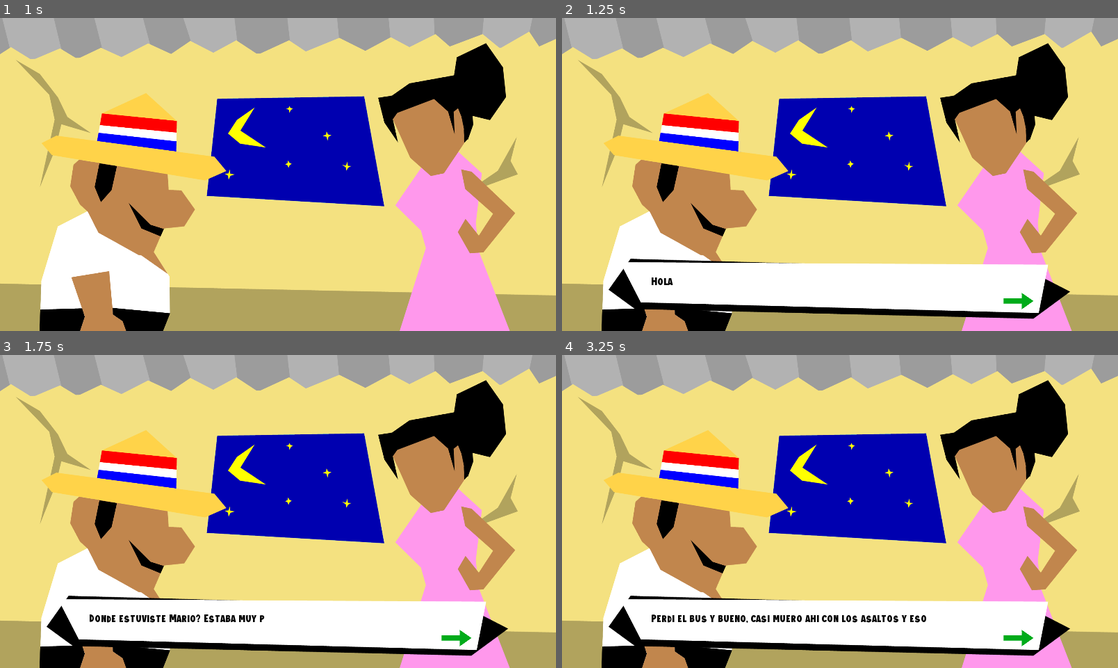
Above: before the commit, frames 1-4 (two rows, left to right).
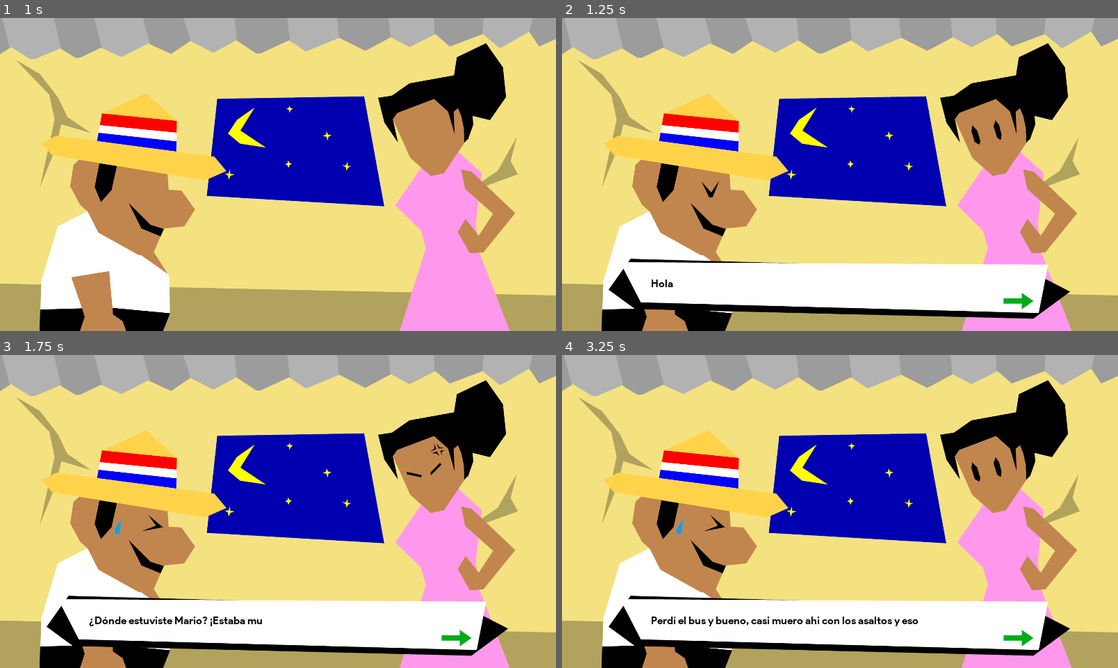
Above: after the commit, the same moments.

Repository: luispereira230797/donmariano
Game: Godot game, scene res://Scenes/FinalScene.tscn
The game is run twice, just before and just after one commit, with the same random seed, the same clock (stepped at 60 frames per second) and the same inputs. This scene is started directly instead of the project's main scene.
Inputs (mouse positions are in pixels of both pictures, inside the frame that each line leads up to):
- Up to frame 1 (1 s): hold Right (ui_right) from 0.53 s (still down); tap Up (ui_up) at 0.77 s
- Up to frame 2 (1.25 s): keep holding Right (ui_right)
- Up to frame 3 (1.75 s): release Right (ui_right) at 1.25 s; click (455, 636) at 1.25 s
- Up to frame 4 (3.25 s): click (1017, 636) at 2 s; hold Right (ui_right) from 2.78 s (still down); tap Up (ui_up) at 3.02 s

Frame 1 is identical in both runs. In frame 2, 0.2% of the frame differs, in the area x 16-80%, y 32-86%; in frame 3, 0.8%; in frame 4, 1.1%, in the area x 16-80%, y 32-87%.

Commit message:
All finals

Diff:
--- a/Scenes/Dialog.tscn
+++ b/Scenes/Dialog.tscn
@@ -3,7 +3,7 @@
 [ext_resource path="res://assets/sprites/boxdialog1.png" type="Texture" id=1]
 [ext_resource path="res://assets/sprites/boxdialog2.png" type="Texture" id=2]
 [ext_resource path="res://Scripts/Dialog.gd" type="Script" id=3]
-[ext_resource path="res://Fonts/JungleAdventurer.ttf" type="DynamicFontData" id=4]
+[ext_resource path="res://Fonts/Product Sans Bold.ttf" type="DynamicFontData" id=4]
 [ext_resource path="res://assets/sprites/continueicon.png" type="Texture" id=5]
 
 [sub_resource type="Animation" id=1]
--- a/Scenes/Enemy.tscn
+++ b/Scenes/Enemy.tscn
@@ -51,13 +51,10 @@
 }
 
 [sub_resource type="RectangleShape2D" id=5]
-extents = Vector2( 30, 64.125 )
+extents = Vector2( 28.5, 69.5 )
 
 [sub_resource type="RectangleShape2D" id=1]
-extents = Vector2( 24, 62.75 )
-
-[sub_resource type="RectangleShape2D" id=6]
-extents = Vector2( 30.5, 6 )
+extents = Vector2( 24, 67 )
 
 [node name="Enemy" type="KinematicBody2D"]
 script = ExtResource( 2 )
@@ -79,11 +76,11 @@
 collision_mask = 5
 
 [node name="CollisionShape2D" type="CollisionShape2D" parent="Area2D"]
-position = Vector2( -1, -0.875 )
+position = Vector2( -1.5, -5.5 )
 shape = SubResource( 5 )
 
 [node name="CollisionShape2D" type="CollisionShape2D" parent="."]
-position = Vector2( 0, -0.25 )
+position = Vector2( 0, -4 )
 shape = SubResource( 1 )
 
 [node name="RayCastBottom" type="RayCast2D" parent="."]
@@ -99,12 +96,4 @@
 collision_mask = 4
 collide_with_areas = true
 
-[node name="KillArea" type="Area2D" parent="."]
-collision_layer = 16
-
-[node name="CollisionShape2D" type="CollisionShape2D" parent="KillArea"]
-position = Vector2( 0.5, -71 )
-shape = SubResource( 6 )
-
 [connection signal="body_entered" from="Area2D" to="." method="_on_Area2D_body_entered"]
-[connection signal="body_entered" from="KillArea" to="." method="_on_KillArea_body_entered"]
--- a/Scenes/FinalScene.tscn
+++ b/Scenes/FinalScene.tscn
@@ -1,10 +1,19 @@
-[gd_scene load_steps=8 format=2]
+[gd_scene load_steps=17 format=2]
 
 [ext_resource path="res://assets/sprites/backgroundfinal.png" type="Texture" id=1]
 [ext_resource path="res://assets/sprites/characterfinal.png" type="Texture" id=2]
 [ext_resource path="res://assets/sprites/wifefinal.png" type="Texture" id=3]
 [ext_resource path="res://Scripts/FinalScene.gd" type="Script" id=4]
 [ext_resource path="res://Scenes/Dialog.tscn" type="PackedScene" id=5]
+[ext_resource path="res://assets/sprites/characterfinalexpsad.png" type="Texture" id=6]
+[ext_resource path="res://assets/sprites/characterfinalexphappy.png" type="Texture" id=7]
+[ext_resource path="res://assets/sprites/characterfinalexpworried.png" type="Texture" id=8]
+[ext_resource path="res://assets/sprites/wifeexphappy.png" type="Texture" id=9]
+[ext_resource path="res://assets/sprites/wifeexpneutral.png" type="Texture" id=10]
+[ext_resource path="res://assets/sprites/wifeexpsad.png" type="Texture" id=11]
+[ext_resource path="res://assets/sprites/wifeexpangry.png" type="Texture" id=12]
+[ext_resource path="res://assets/sprites/characterfinalexpneutral.png" type="Texture" id=13]
+[ext_resource path="res://assets/sprites/wifeexpcry.png" type="Texture" id=14]
 
 [sub_resource type="Animation" id=1]
 resource_name = "Intro"
@@ -132,5 +141,60 @@
 
 [node name="DialogBox" parent="." instance=ExtResource( 5 )]
 
+[node name="CharacterNeutral" type="Sprite" parent="."]
+visible = false
+position = Vector2( 642, 396 )
+scale = Vector2( 0.695602, 0.695602 )
+texture = ExtResource( 13 )
+
+[node name="CharacterHappy" type="Sprite" parent="."]
+visible = false
+position = Vector2( 616, 407 )
+scale = Vector2( 0.650926, 0.650926 )
+texture = ExtResource( 7 )
+
+[node name="CharacterSad" type="Sprite" parent="."]
+visible = false
+position = Vector2( 655, 404 )
+scale = Vector2( 0.752778, 0.752778 )
+texture = ExtResource( 6 )
+
+[node name="CharacterWorried" type="Sprite" parent="."]
+visible = false
+position = Vector2( 628.444, 403.25 )
+scale = Vector2( 0.651389, 0.651389 )
+texture = ExtResource( 8 )
+
+[node name="WifeHappy" type="Sprite" parent="."]
+visible = false
+position = Vector2( 592.889, 373.75 )
+scale = Vector2( 0.794907, 0.794907 )
+texture = ExtResource( 9 )
+
+[node name="WifeNeutral" type="Sprite" parent="."]
+visible = false
+position = Vector2( 599, 375 )
+scale = Vector2( 0.782176, 0.782176 )
+texture = ExtResource( 10 )
+
+[node name="WifeSad" type="Sprite" parent="."]
+visible = false
+position = Vector2( 593.445, 375.5 )
+scale = Vector2( 0.789815, 0.789815 )
+texture = ExtResource( 11 )
+
+[node name="WifeAngry" type="Sprite" parent="."]
+visible = false
+position = Vector2( 617, 375 )
+scale = Vector2( 0.7375, 0.7375 )
+texture = ExtResource( 12 )
+
+[node name="WifeCry" type="Sprite" parent="."]
+visible = false
+position = Vector2( 624, 373 )
+rotation = -0.0143174
+scale = Vector2( 0.733167, 0.733167 )
+texture = ExtResource( 14 )
+
 [connection signal="animation_finished" from="AnimationPlayer" to="." method="_on_AnimationPlayer_animation_finished"]
 [connection signal="next" from="DialogBox" to="." method="_on_DialogBox_next"]
--- a/Scenes/Player.tscn
+++ b/Scenes/Player.tscn
@@ -69,9 +69,6 @@
 "values": [ 0, 1 ]
 }
 
-[sub_resource type="RectangleShape2D" id=5]
-extents = Vector2( 24, 7.5 )
-
 [node name="Player" type="KinematicBody2D"]
 script = ExtResource( 2 )
 
@@ -90,13 +87,6 @@
 anims/Jump = SubResource( 6 )
 anims/RESET = SubResource( 3 )
 anims/Walk = SubResource( 4 )
-
-[node name="KillerArea" type="Area2D" parent="."]
-collision_layer = 16
-
-[node name="CollisionShape2D" type="CollisionShape2D" parent="KillerArea"]
-position = Vector2( -4, 66.5 )
-shape = SubResource( 5 )
 
 [node name="RayCast2DLeft" type="RayCast2D" parent="."]
 position = Vector2( -26, -76 )
@@ -123,4 +113,3 @@
 collision_mask = 4
 
 [connection signal="animation_finished" from="AnimationPlayer" to="." method="_on_AnimationPlayer_animation_finished"]
-[connection signal="body_entered" from="KillerArea" to="." method="_on_KillerArea_body_entered"]
--- a/Scripts/Cutscene.gd
+++ b/Scripts/Cutscene.gd
@@ -35,5 +35,5 @@
 		$AnimationPlayer.play("GameOverDrogadicto")
 		Global.gameOver()
 	else:
-		$DialogBox.setText("AH NO TENÉS, NADA, ENTONCES DAME TU VIDA")
+		$DialogBox.setText("¡Ah no tenés nada! ¡Entonces me llevo tu vida!")
 		die = true
--- a/Scripts/Enemy.gd
+++ b/Scripts/Enemy.gd
@@ -36,7 +36,6 @@
 
 func _on_Area2D_body_entered(body):
 	if body.get_name() == "Player" && canKill:
-		print("KILL ", body.get_name())
 		body._loseLife(get_name())
 		pass
 
@@ -46,11 +45,11 @@
 		scale.x = -scale.x
 
 func loseLife():
+	canKill = false
 	$Area2D/CollisionShape2D.set_deferred("disabled", true)
 	$CollisionShape2D.set_deferred("disabled", true)
 
 
 func _on_KillArea_body_entered(body):
 	if body.get_name() == "Player":
-		loseLife()
 		body.kill(self)
--- a/Scripts/FinalScene.gd
+++ b/Scripts/FinalScene.gd
@@ -5,9 +5,417 @@
 # var a = 2
 # var b = "text"
 var dialog = [
-	"Hola mi amor ya llegué",
-	"¿Dónde estuviste Mario? ¡Estaba muy precupada!",
-	"Perdí el bus y bueno, casi muero ahi con los asaltos y eso"
+	{
+		"text": "Hola mi amor ya llegué",
+		"wife": "WifeNeutral",
+		"character": "CharacterSad"
+	},
+	{
+		"text": "¿Dónde estuviste Mario? ¡Estaba muy precupada!",
+		"wife": "WifeAngry",
+		"character": "CharacterWorried"
+	},
+	{
+		"text": "Perdí el bus y bueno, casi muero ahi con los asaltos y eso",
+		"wife": "WifeNeutral",
+		"character": "CharacterWorried"
+	},
+	{
+		"text": "¿Tenés el dinero para la hipoteca? Hoy estuvieron llamando",
+		"wife": "WifeNeutral",
+		"character": "CharacterNeutral"
+	},
+]
+var final1 = [
+	{
+		"text": "Si mi vida, por suerte pude sobrevivir a los asaltos",
+		"wife": "WifeHappy",
+		"character": "CharacterHappy"
+	},
+	{
+		"text": "* suena teléfono *",
+		"wife": "WifeNeutral",
+		"character": "CharacterNeutral"
+	},
+	{
+		"text": "¿Hola? ¿Sí?",
+		"wife": "WifeNeutral",
+		"character": "CharacterNeutral"
+	},
+	{
+		"text": "¿Cómo? ¡Muchas gracias! Si empiezo mañana",
+		"wife": "WifeNeutral",
+		"character": "CharacterHappy"
+	},
+	{
+		"text": "¿Qué fue eso mi amor?",
+		"wife": "WifeNeutral",
+		"character": "CharacterHappy"
+	},
+	{
+		"text": "Me aceptaron en ese trabajo que te dije que pagan el triple",
+		"wife": "WifeNeutral",
+		"character": "CharacterHappy"
+	},
+	{
+		"text": "¿En serio amor? Que buenooo",
+		"wife": "WifeHappy",
+		"character": "CharacterHappy"
+	},
+	{
+		"text": "Para festejarlo vamos a cenar y luego en la cama tendrás tu postre <3",
+		"wife": "WifeHappy",
+		"character": "CharacterHappy"
+	},
+]
+var final2 = [
+	{
+		"text": "Si mi amor, no pudieron robarme el dinero pero sí otra cosa",
+		"wife": "WifeNeutral",
+		"character": "CharacterSad"
+	},
+	{
+		"text": "¿Preferiste sacrificar tu celular que nuestro anillo de casamiento? Aww",
+		"wife": "WifeHappy",
+		"character": "CharacterNeutral"
+	},
+	{
+		"text": "Bueno sí... Sos lo más importante para mí",
+		"wife": "WifeHappy",
+		"character": "CharacterHappy"
+	},
+	{
+		"text": "Bueno amor, vamos a la mesa a cenar, hoy hice tu plato favorito",
+		"wife": "WifeHappy",
+		"character": "CharacterNeutral",
+	},
+	{
+		"text": "Si amor, vamos, vivir en latinoamerica no esta mal después de todo",
+		"wife": "WifeHappy",
+		"character": "CharacterHappy"
+	},
+]
+var final3 = [
+	{
+		"text": "Si mi amor, no pudieron robarme el dinero pero sí otra cosa importante",
+		"wife": "WifeNeutral",
+		"character": "CharacterSad"
+	},
+	{
+		"text": "¿Qué? ¡¿Preferiste que te robaran el anillo que el celular?!",
+		"wife": "WifeAngry",
+		"character": "CharacterWorried"
+	},
+	{
+		"text": "Eh.. no.. no es eso...",
+		"wife": "WifeCry",
+		"character": "CharacterWorried"
+	},
+	{
+		"text": "¡Ya veo lo poco que te importa nuestro matrimonio!",
+		"wife": "WifeCry",
+		"character": "CharacterWorried"
+	},
+	{
+		"text": "* suena teléfono *",
+		"wife": "WifeNeutral",
+		"character": "CharacterNeutral"
+	},
+	{
+		"text": "¿Hola? ¿Sí? ¿En serio? ¡Muchas gracias por la oportunidad!",
+		"wife": "WifeNeutral",
+		"character": "CharacterHappy"
+	},
+	{
+		"text": "¿Qué fue eso amor?",
+		"wife": "WifeNeutral",
+		"character": "CharacterHappy"
+	},
+	{
+		"text": "¿Te acordas del trabajo en el que me pagarían el triple? ¡Me aceptaron!",
+		"wife": "WifeNeutral",
+		"character": "CharacterHappy"
+	},
+	{
+		"text": "¿En serio? ¡Qué bueno!",
+		"wife": "WifeHappy",
+		"character": "CharacterHappy"
+	},
+	{
+		"text": "Perdón por perder nuestro anillo",
+		"wife": "WifeHappy",
+		"character": "CharacterSad"
+	},
+	{
+		"text": "No importa amor, lo bueno es que estás bien",
+		"wife": "WifeHappy",
+		"character": "CharacterSad"
+	},
+	{
+		"text": "Y ahora vamos a la mesa a cenar tu plato favorito",
+		"wife": "WifeHappy",
+		"character": "CharacterNeutral"
+	},
+	{
+		"text": "¿En serio?",
+		"wife": "WifeHappy",
+		"character": "CharacterNeutral"
+	},
+	{
+		"text": "¡Sí! ¡Y abramos el champagne que teníamos guardado! Ahora ganas el triple",
+		"wife": "WifeHappy",
+		"character": "CharacterHappy"
+	},
+]
+var final4 = [
+	{
+		"text": "Si mi amor, es lo único que no pudieron robarme",
+		"wife": "WifeNeutral",
+		"character": "CharacterSad"
+	},
+	{
+		"text": "¡¿Y nuestro anillo?!",
+		"wife": "WifeAngry",
+		"character": "CharacterWorried"
+	},
+	{
+		"text": "Debí entregarlo o sino...",
+		"wife": "WifeAngry",
+		"character": "CharacterWorried"
+	},
+	{
+		"text": "¡Ya veo lo poco que te importa nuestro matrimonio!",
+		"wife": "WifeCry",
+		"character": "CharacterSad"
+	},
+	{
+		"text": "Al menos tengo el dinero para la hipoteca",
+		"wife": "WifeCry",
+		"character": "CharacterWorried"
+	},
+	{
+		"text": "Como digas, tu cena está en la cocina, hoy dormís en el sofá",
+		"wife": "WifeAngry",
+		"character": "CharacterWorried"
+	},
+	{
+		"text": "Pero...",
+		"wife": "WifeAngry",
+		"character": "CharacterSad"
+	},
+	{
+		"text": "¡Me voy al cuarto!",
+		"wife": "WifeAngry",
+		"character": "CharacterWorried"
+	},
+]
+var final5 = [
+	{
+		"text": "No mi amor... Me robaron todo...",
+		"wife": "WifeNeutral",
+		"character": "CharacterSad"
+	},
+	{
+		"text": "¡¿Qué?! ¡¿Hasta nuestro anillo?!",
+		"wife": "WifeAngry",
+		"character": "CharacterWorried"
+	},
+	{
+		"text": "Si, estaba muy peligroso el camino",
+		"wife": "WifeAngry",
+		"character": "CharacterWorried"
+	},
+	{
+		"text": "¡Se acabó! ¡No puedo seguir estando con alguien como vos!",
+		"wife": "WifeAngry",
+		"character": "CharacterNeutral"
+	},
+	{
+		"text": "¿Qué decís amor?",
+		"wife": "WifeAngry",
+		"character": "CharacterNeutral"
+	},
+	{
+		"text": "¡Me voy a la casa de mi mamá Mario! ¡Sos un inútil!",
+		"wife": "WifeAngry",
+		"character": "CharacterNeutral"
+	},
+	{
+		"text": "¡Nunca debí casarme y perder el tiempo contigo!",
+		"wife": "WifeCry",
+		"character": "CharacterNeutral"
+	},
+	{
+		"text": "...",
+		"wife": "WifeCry",
+		"character": "CharacterNeutral"
+	},
+	{
+		"text": "¡Hasta nunca Mario!",
+		"wife": "WifeCry",
+		"character": "CharacterNeutral"
+	},
+]
+var final6 = [
+	{
+		"text": "No mi amor... Tuve que entregarlo cuando me asaltaron",
+		"wife": "WifeNeutral",
+		"character": "CharacterWorried"
+	},
+	{
+		"text": "Pero... no entregaste nuestro anillo",
+		"wife": "WifeNeutral",
+		"character": "CharacterNeutral"
+	},
+	{
+		"text": "Preferí perder el dinero que el símbolo de nuestro amor",
+		"wife": "WifeNeutral",
+		"character": "CharacterHappy"
+	},
+	{
+		"text": "Aww, sos un amor Mario",
+		"wife": "WifeHappy",
+		"character": "CharacterHappy"
+	},
+	{
+		"text": "* suena teléfono *",
+		"wife": "WifeNeutral",
+		"character": "CharacterNeutral"
+	},
+	{
+		"text": "¿Hola? ¿En serio? ¡Muchas gracias por la oportunidad!",
+		"wife": "WifeNeutral",
+		"character": "CharacterHappy"
+	},
+	{
+		"text": "¿Qué fue eso amor?",
+		"wife": "WifeNeutral",
+		"character": "CharacterHappy"
+	},
+	{
+		"text": "Me aceptaron el trabajo que me pagará el triple",
+		"wife": "WifeNeutral",
+		"character": "CharacterHappy"
+	},
+	{
+		"text": "¡Que bueno mi amor! Ahora vamos a cenar tu plato favorito",
+		"wife": "WifeHappy",
+		"character": "CharacterHappy"
+	},
+	{
+		"text": "¿Pero y la hipoteca?",
+		"wife": "WifeHappy",
+		"character": "CharacterWorried"
+	},
+	{
+		"text": "Ya veremos como lo resolvemos amor, ahora tenés un buen trabajo",
+		"wife": "WifeHappy",
+		"character": "CharacterNeutral"
+	},
+	{
+		"text": "Tenés razón amor",
+		"wife": "WifeHappy",
+		"character": "CharacterHappy"
+	},
+]
+var final7 = [
+	{
+		"text": "No mi amor... solo pude salvar mi celular",
+		"wife": "WifeNeutral",
+		"character": "CharacterWorried"
+	},
+	{
+		"text": "¡¿Preferiste tu celular que nuestro anillo y el dinero?!",
+		"wife": "WifeAngry",
+		"character": "CharacterWorried"
+	},
+	{
+		"text": "No es eso amor...",
+		"wife": "WifeCry",
+		"character": "CharacterWorried"
+	},
+	{
+		"text": "* suena teléfono *",
+		"wife": "WifeNeutral",
+		"character": "CharacterNeutral"
+	},
+	{
+		"text": "¿Hola? ¿En serio? ¡Muchas gracias!",
+		"wife": "WifeNeutral",
+		"character": "CharacterHappy"
+	},
+	{
+		"text": "¿Qué fue eso Mario?",
+		"wife": "WifeNeutral",
+		"character": "CharacterHappy"
+	},
+	{
+		"text": "Me aceptaron el trabajo en el que pagan el triple",
+		"wife": "WifeNeutral",
+		"character": "CharacterHappy"
+	},
+	{
+		"text": "Ah sí, que bueno",
+		"wife": "WifeSad",
+		"character": "CharacterNeutral"
+	},
+	{
+		"text": "¿Qué pasa amor? ¿No estás feliz?",
+		"wife": "WifeSad",
+		"character": "CharacterNeutral"
+	},
+	{
+		"text": "Felicidades Mario, la cena está en la cocina, voy a dormir",
+		"wife": "WifeNeutral",
+		"character": "CharacterNeutral"
+	},
+	{
+		"text": "Pero amor...",
+		"wife": "WifeNeutral",
+		"character": "CharacterWorried"
+	},
+]
+var final8 = [
+	{
+		"text": "No mi amor... solo pude salvar nuestro anillo",
+		"wife": "WifeNeutral",
+		"character": "CharacterSad"
+	},
+	{
+		"text": "Preferiste sacrificar tu celular y el dinero...",
+		"wife": "WifeNeutral",
+		"character": "CharacterWorried"
+	},
+	{
+		"text": "No quería perder el símbolo de nuestro amor",
+		"wife": "WifeHappy",
+		"character": "CharacterWorried"
+	},
+	{
+		"text": "Aww que tierno Mario...",
+		"wife": "WifeHappy",
+		"character": "CharacterNeutral"
+	},
+	{
+		"text": "Pero ahora como vamos a pagar la hipoteca",
+		"wife": "WifeHappy",
+		"character": "CharacterWorried"
+	},
+	{
+		"text": "No te preocupes amor, ya lo resolveremos, vendiendo el anillo tal vez",
+		"wife": "WifeHappy",
+		"character": "CharacterSad"
+	},
+	{
+		"text": "¿Segura? Es nuestro anillo de bodas",
+		"wife": "WifeNeutral",
+		"character": "CharacterNeutral"
+	},
+	{
+		"text": "Si amor, ahora vamos a comer tu plato favorito y lo pensamos",
+		"wife": "WifeHappy",
+		"character": "CharacterHappy"
+	},
 ]
 var pos = 0
 
@@ -15,6 +423,23 @@
 func _ready():
 	$AnimationPlayer.play("Intro")
 	$DialogBox.visible = false
+	var final = Global.getFinal()
+	if final == "final1":
+		dialog.append_array(final1)
+	elif final == "final2":
+		dialog.append_array(final2)
+	elif final == "final3":
+		dialog.append_array(final3)
+	elif final == "final4":
+		dialog.append_array(final4)
+	elif final == "final5":
+		dialog.append_array(final5)
+	elif final == "final6":
+		dialog.append_array(final6)
+	elif final == "final7":
+		dialog.append_array(final7)
+	elif final == "final8":
+		dialog.append_array(final8)
 
 
 # Called every frame. 'delta' is the elapsed time since the previous frame.
@@ -25,12 +450,27 @@
 func _on_AnimationPlayer_animation_finished(anim_name):
 	if anim_name == "Intro":
 		$DialogBox.visible = true
-		$DialogBox.setText(dialog[pos])
-		pos += 1
+		$DialogBox.setText(dialog[pos].text)
+		set_expressions(pos)
+		pos+=1
 
 func _on_DialogBox_next():
 	if pos < dialog.size():
-		$DialogBox.setText(dialog[pos])
+		$DialogBox.setText(dialog[pos].text)
+		set_expressions(pos)
 		pos+=1
 	else:
 		pass
+
+func set_expressions(pos):
+	$CharacterHappy.visible = false
+	$CharacterSad.visible = false
+	$CharacterWorried.visible = false
+	$CharacterNeutral.visible = false
+	$WifeHappy.visible = false
+	$WifeNeutral.visible = false
+	$WifeSad.visible = false
+	$WifeAngry.visible = false
+	$WifeCry.visible = false
+	get_node(dialog[pos].wife).visible = true
+	get_node(dialog[pos].character).visible = true
--- a/Scripts/Global.gd
+++ b/Scripts/Global.gd
@@ -1,6 +1,6 @@
 extends Node
 
-var items = ["ring", "phone", "cash"]
+var items = ["ring"] #["cash", "ring", "phone"]
 var current_scene = "KilledByDrogadicto"
 var previous_scene = null
 var killedBy = ""
@@ -30,3 +30,45 @@
 
 func gameOver():
 	get_tree().change_scene("res://Scenes/GameOver.tscn")
+
+func getFinal():
+	#Dinero si, Anillo si, Celular si
+	#Final perfecto:
+	#Llega a casa feliz porque tiene todo, el dinero para la hipoteca de la casa, el anillo de su boda y su celular a salvo recibe una llamada de un nuevo trabajo que le pagará el triple y lo festeja con su esposa e hijos.
+	if items.find("cash") != -1 && items.find("ring") != -1 && items.find("phone") != -1:
+		return "final1"
+	#Dinero si, Anillo si, Celular no
+	#Final feliz:
+	#Llega feliz porque pagara la hipoteca a tiempo y tiene una linda cena con su esposa e hijos.
+	elif items.find("cash") != -1 && items.find("ring") != -1 && items.find("phone") == -1:
+		return "final2"
+	#Dinero si, Anillo no, Celular si
+	#Final safando
+	#Llega preocupado porque le robaron el anillo, su esposa le reclama y él dice que le robaron y ella reclama porque no dio su celular y justo recibe llamada del nuevo trabajo y logra safar eso festejando ahora el nuevo trabajo.
+	elif items.find("cash") != -1 && items.find("ring") == -1 && items.find("phone") != -1:
+		return "final3"
+	# Dinero si, Anillo no, Celular no
+	#Final solitario
+	#Llega preocupado porque le robaron el anillo, su esposa le reclama y él dice que le robaron y ella reclama eso, pero dice que tiene dinero para la hipoteca y que lograran salir de eso, ella acepta enojada porque perdio el anillo y se queda cenando solo.
+	elif items.find("cash") != -1 && items.find("ring") == -1 && items.find("phone") == -1:
+		return "final4"
+	#Dinero no, Anillo no, Celular no.
+	#Bad ending:
+	#Llega preocupado porque no tiene nada, su esposa lo regaña y le dice inutil y con sus hijos sale de la casa y le dice que nunca debió casarse con él y que se ira, el hombre se deprime y se suicida.
+	elif items.find("cash") == -1 && items.find("ring") == -1 && items.find("phone") == -1:
+		return "final5"
+	#Dinero no, Anillo si,  Celular si
+	#Final feliz alternativo
+	#Llega preocupado porque no tiene dinero para pagar la hipoteca pero su esposa le dice que ya lo arreglaran, llaman ofreciendo el nuevo trabajo con pago triple y festejan eso
+	elif items.find("cash") == -1 && items.find("ring") != -1 && items.find("phone") != -1:
+		return "final6"
+	#Dinero no, Anillo no, Celular si
+	#Final solitario 2
+	#Llega preocupado porque no tiene dinero ni anillo, su esposa reclama porque tiene el cel y no el anillo pero recibe la llamada del nuevo trabajo, su esposa lo felicita fríamente y lo deja solo.
+	elif items.find("cash") == -1 && items.find("ring") == -1 && items.find("phone") != -1:
+		return "final7"
+	#Dinero no, Anillo si, Celular no
+	#Final consuelo
+	#Llega preocupado porque no tiene dinero ni celular, su esposa lo abraza y dice que saldrán de eso, tal vez vendiendo el anillo aunque es muy importante.
+	elif items.find("cash") == -1 && items.find("ring") != -1 && items.find("phone") == -1:
+		return "final8"
--- a/Scripts/Items.gd
+++ b/Scripts/Items.gd
@@ -63,4 +63,4 @@
 
 func _on_AcceptButton_pressed():
 	Global.select(selected)
-	Global.callCinematic("ESO ME SIRVE POR AHORA, GRACIAS DON")
+	Global.callCinematic("¡Eso me sirve! ¡Nos vemos mañana Don!")
--- a/Scripts/Player.gd
+++ b/Scripts/Player.gd
@@ -74,8 +74,10 @@
 	motion = move_and_slide(motion, up)
 
 func _loseLife(name):
-	Global.die(name, position, "ESTO ES UN ASALTO DON, ARRIBA LAS MANOS Y DAME LO QUE TENGAS CARAJO")
+	Global.die(name, position, "¡Esto es un asalto Don! ¡Arriba las manos y dame lo que tengas carajo!")
 	# get_tree().reload_current_scene()
 
 func kill(enemy):
-	motion.y = jumpHeight
+	if motion.y > 0:
+		motion.y = jumpHeight
+		enemy.loseLife()
Not shown, added: .mono/metadata/ide_messaging_meta.txt
Binary file added: Fonts/Product Sans Bold Italic.ttf
Binary file added: Fonts/Product Sans Bold.ttf
Binary file added: Fonts/Product Sans Italic.ttf
Binary file added: Fonts/Product Sans Regular.ttf
Not shown: 1 places in Scenes/Enemy.tscn that only renumber resources
Not shown: 1 places in Scenes/Player.tscn that only renumber resources
Binary file added: assets/sprites/characterfinalexphappy.png
Not shown, added: assets/sprites/characterfinalexphappy.png.import
Binary file added: assets/sprites/characterfinalexpneutral.png
Not shown, added: assets/sprites/characterfinalexpneutral.png.import
Binary file added: assets/sprites/characterfinalexpsad.png
(and 36 more such lines)
